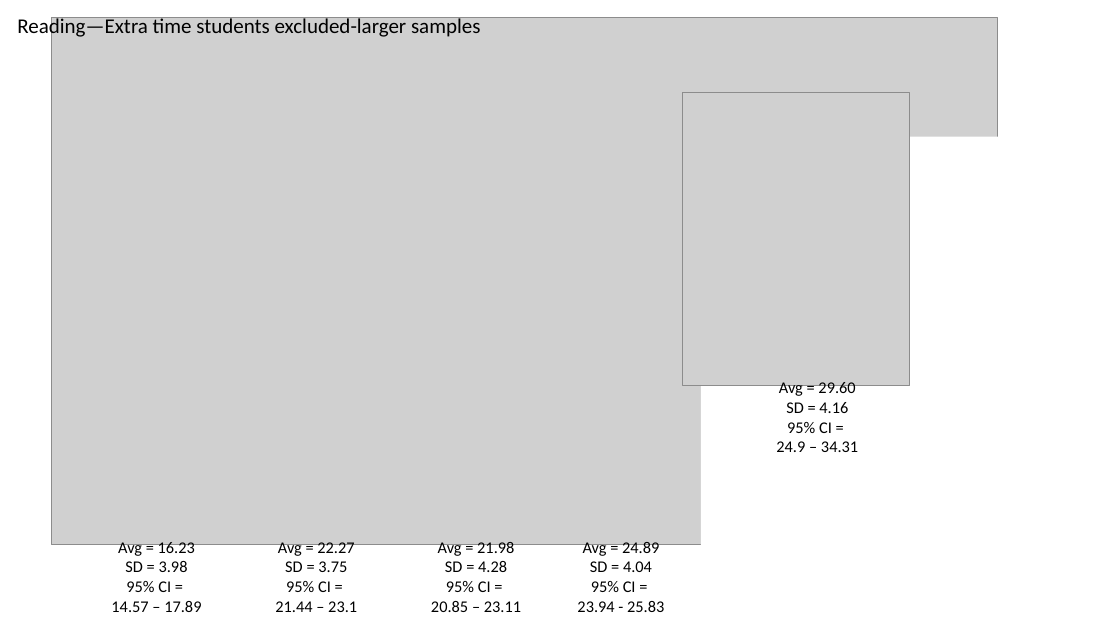
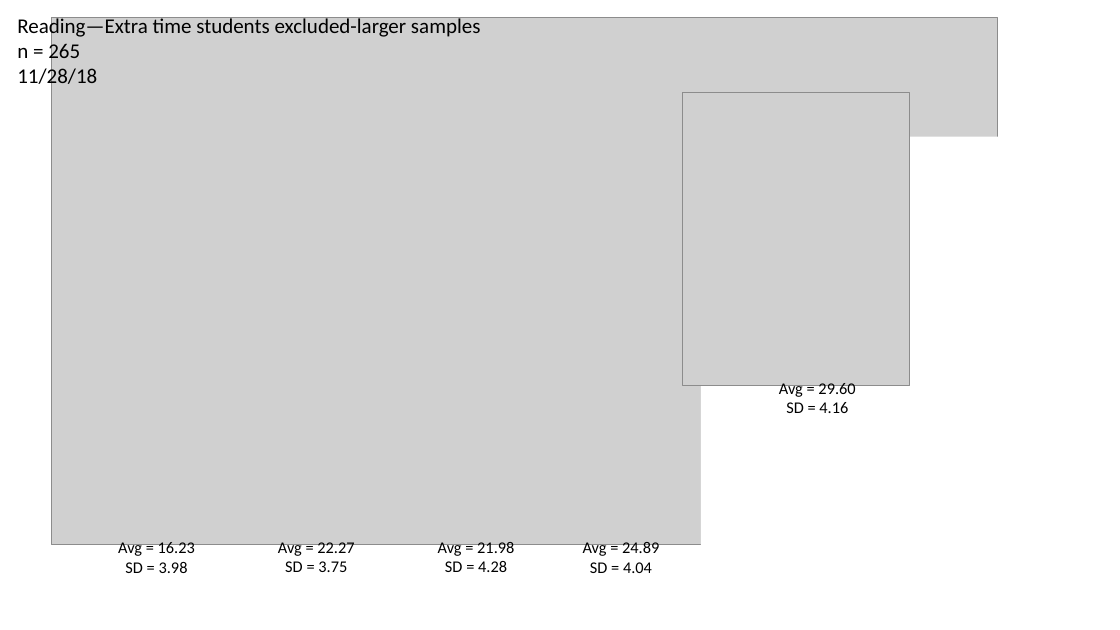
Before and after one commit to fyzhang18/Mindprint, a slide deck: slide 1 of ACT_Trees_R.pptx. Drawn at 1120x630 pixels with LibreOffice and Linux fonts; fonts in the diff are those of the drawing; grey boxes stand for pictures. Boxes give left, top, right and bottom in pixels: in the first picture for what was removed or moved away, otherwise in the second. Text is boxed around its words. In the diff, an @@ line names an element or a change of style, - is before the commit and + after.

```diff
--- a/ACT_Trees_R.pptx
+++ b/ACT_Trees_R.pptx
@@ text at (17,41,97,90): paragraphs added @@
+n = 265
+11/28/18
@@ text at (776,422,858,452): paragraphs removed @@
-95% CI =
-24.9 – 34.31
@@ text at (111,581,201,612): paragraphs removed @@
-95% CI =
-14.57 – 17.89
@@ text at (275,581,357,612): paragraphs removed @@
-95% CI =
-21.44 – 23.1
@@ text at (431,581,521,612): paragraphs removed @@
-95% CI =
-20.85 – 23.11
@@ text at (577,581,664,612): paragraphs removed @@
-95% CI =
-23.94 - 25.83
```
Also in this commit, not shown: 3 other slides changed, 35 other files.
